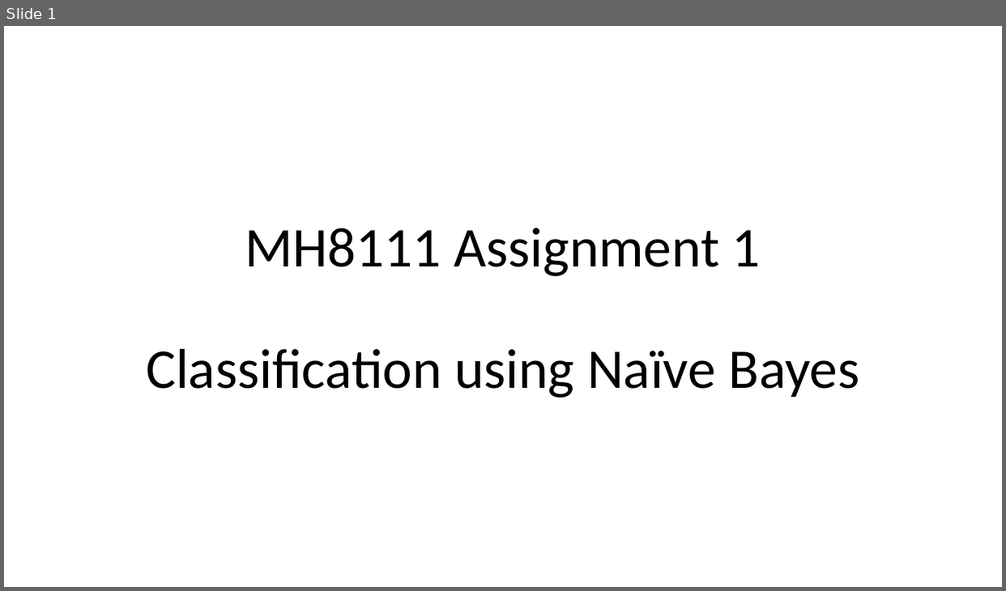
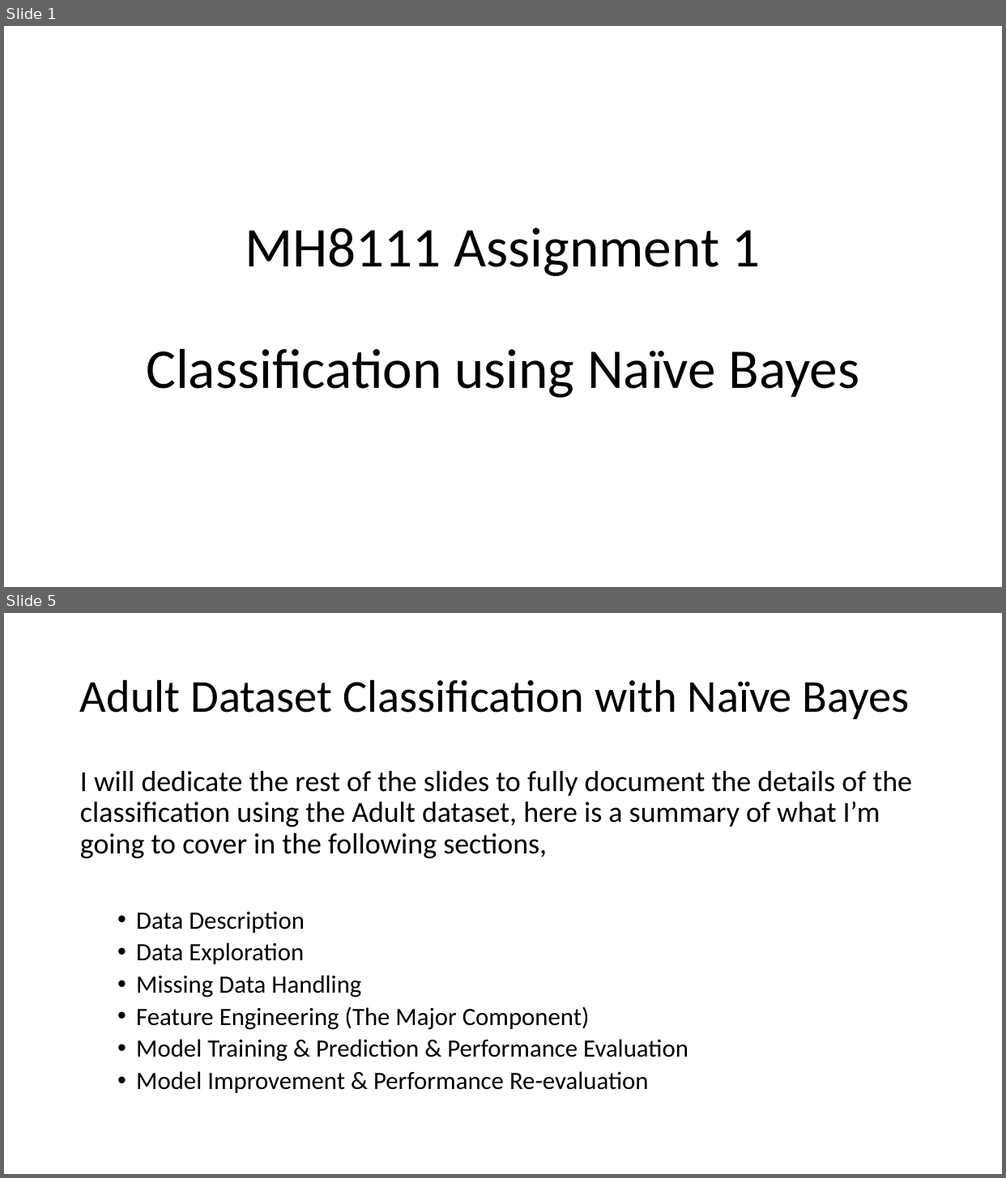
Before and after one commit to lifengzhi/msa_mh8101_or1_lp, a slide deck: mh8111_assignment/NaiveBayes.pptx. Shown one above the other, each under a label of ours: slide 1 before the commit, slides 1 and 5 after it; the slides between them are not shown. The pictures are 1006x591 and 1006x1178 pixels, drawn with LibreOffice and Linux fonts; fonts in the diff are those of the drawing. Boxes give left, top, right and bottom in pixels: in the first picture for what was removed or moved away, otherwise in the second. Text is boxed around its words. In the diff, an @@ line names an element or a change of style, - is before the commit and + after.

```diff
--- a/mh8111_assignment/NaiveBayes.pptx
+++ b/mh8111_assignment/NaiveBayes.pptx
@@ slide 5 added at <box>4,613,1002,1174</box>, background #FFFFFF @@
@@ title added at <box>80,679,910,719</box>, 44 pt, text #000000 @@
+Adult Dataset Classification with Naïve Bayes
@@ text added at <box>80,771,912,1093</box>, 24 pt, text #000000 @@
+I will dedicate the rest of the slides to fully document the details of the classification using the Adult dataset, here is a summary of what I’m going to cover in the following sections,
+  • Data Description
+  • Data Exploration
+  • Missing Data Handling
+  • Feature Engineering (The Major Component)
+  • Model Training & Prediction & Performance Evaluation
+  • Model Improvement & Performance Re-evaluation
```
Also in this commit, not shown: 17 other slides added.
